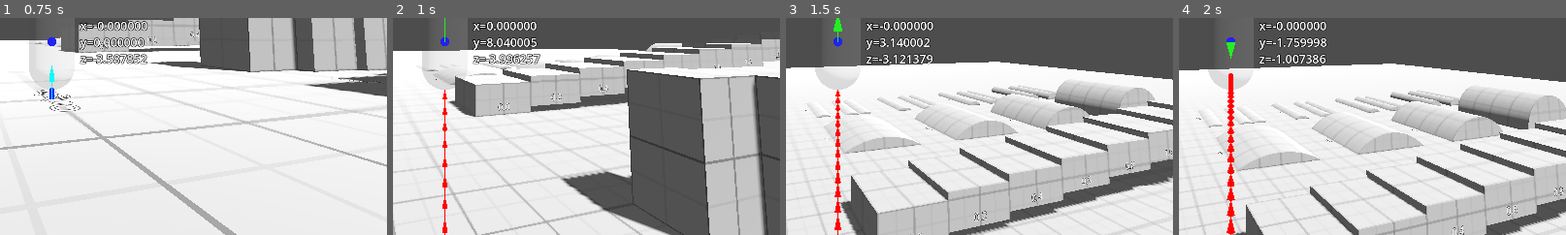
Above: before the commit, frames 1-4 (left to right).
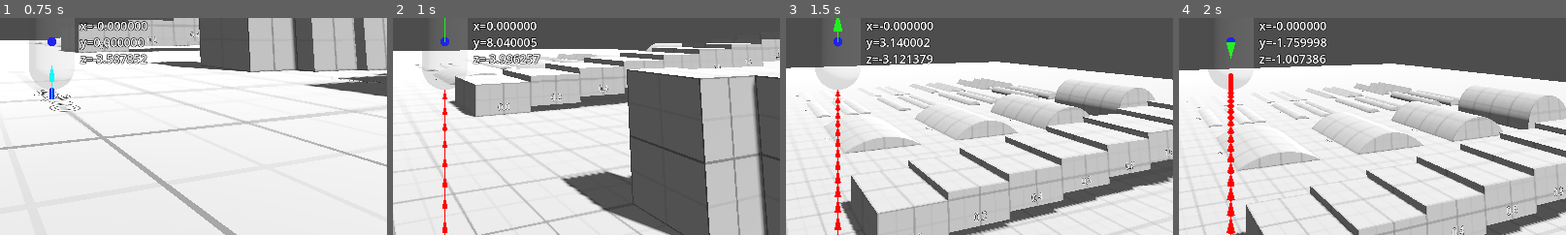
Above: after the commit, the same moments.

Repository: aylanonsense/godot-third-person
Game: Godot game, scene res://main.tscn
Two runs of this game, one before a commit and one after it. Both use one fixed random seed, a clock stepped at 60 frames per second and the inputs below.
Inputs (mouse positions are % of the whole screen's width and height, from its top left):
- Up to frame 1 (0.75 s): tap Enter at 0.5 s; move the mouse to (55, 50) at 0.52 s; hold W (move_forward) from 0.53 s (still down); click (55, 50) at 0.6 s
- Up to frame 2 (1 s): keep holding W (move_forward); tap Space (jump) at 0.77 s
- Up to frame 3 (1.5 s): move the mouse to (30, 55) at 1.27 s; release W (move_forward) at 1.28 s; hold S (move_backward) from 1.28 s (still down); click (30, 55) at 1.35 s
- Up to frame 4 (2 s): keep holding S (move_backward); tap Space (jump) at 1.52 s
The pictures show only the part of the screen within x 43-93%, y 50-100%; the shares and areas given below are measured in that part.

Frame 1 is identical in both runs. In frame 2, 0.3% of the frame differs, in the area x 5-53%, y 16-22%; in frame 3, 0.9%; in frame 4, 1.0%, in the area x 2-61%, y 29-42%.

Commit message:
Fine-tuning floor snap edge detection

Diff:
--- a/player_character.gd
+++ b/player_character.gd
@@ -22,7 +22,6 @@
 @export_range(0.0, 90.0, 0.001, "radians") var _max_floor_angle := 45.0 * PI / 180.0
 @export_range(0.0, 180.0, 0.001, "radians") var _min_wall_angle := 80.0 * PI / 180.0
 @export_range(0.0, 180.0, 0.001, "radians") var _max_wall_angle := 135.0 * PI / 180.0
-@export_range(0.0, 180.0, 0.001, "radians") var _max_floor_snap_angle_change := 15.0 * PI / 180.0
 
 @onready var _collision_shape := %CollisionShape3D as CollisionShape3D
 @onready var _look_yaw_pivot := %LookYawPivot as Node3D
@@ -248,10 +247,10 @@
 		# If no surface could be found a little bit forward, it means we moved off of a cliff and shouldn't snap to the edge
 		if not _floor_snap_edge_cast.is_colliding():
 			continue
-		# If the surface a little bit forward from here is too different from the current floor, it probably means we moved off a cliff with a jutting-out edge
+		# If the surface a little bit forward isn't horizontal enough to qualify as a floor, it means we moved off of a cliff
 		var floor_edge_cast_normal := _floor_snap_edge_cast.get_collision_normal()
-		var angle_between_floor_normal_and_edge_cast_normal := floor_edge_cast_normal.angle_to(collision_normal)
-		if angle_between_floor_normal_and_edge_cast_normal > _max_floor_snap_angle_change:
+		var floor_edge_cast_angle := floor_edge_cast_normal.angle_to(_up)
+		if not (floor_edge_cast_angle <= _max_floor_angle):
 			continue
 		# Set this surface as the new floor
 		_was_previously_on_floor = _is_on_floor
--- a/test_geometry.tscn
+++ b/test_geometry.tscn
@@ -1413,3 +1413,225 @@
 text = "90°"
 font_size = 60
 outline_size = 5
+
+[node name="BlockyBumps" type="Node3D" parent="."]
+transform = Transform3D(1, 0, 0, 0, 1, 0, 0, 0, 1, 26, 0, 4)
+
+[node name="BlockyBumpGroup1" type="Node3D" parent="BlockyBumps"]
+
+[node name="Label" type="Label3D" parent="BlockyBumps/BlockyBumpGroup1"]
+transform = Transform3D(-1, 6.35732e-08, -8.74228e-08, -8.74228e-08, -2.98023e-08, 1, 6.35732e-08, 1, 2.98023e-08, 0.25, 0.00100008, -0.25)
+shaded = true
+text = "5°"
+font_size = 60
+outline_size = 5
+
+[node name="BlockyBumpLeftPivot1" type="Node3D" parent="BlockyBumps/BlockyBumpGroup1"]
+transform = Transform3D(1, 0, 0, 0, 0.996195, -0.0871557, 0, 0.0871557, 0.996195, 0, 0.0436295, 0.500494)
+
+[node name="BlockyBump" type="CSGBox3D" parent="BlockyBumps/BlockyBumpGroup1/BlockyBumpLeftPivot1"]
+transform = Transform3D(1, 0, 0, 0, 1, 0, 0, 0, 1, 0, -0.5, 0.5)
+material_override = ExtResource("1_7tch0")
+use_collision = true
+size = Vector3(4, 1, 1)
+
+[node name="BlockyBumpRightPivot1" type="Node3D" parent="BlockyBumps/BlockyBumpGroup1"]
+transform = Transform3D(1, 0, 0, 0, 0.996195, 0.0871557, 0, -0.0871557, 0.996195, 0, 0.0436295, 0.500494)
+
+[node name="BlockyBump" type="CSGBox3D" parent="BlockyBumps/BlockyBumpGroup1/BlockyBumpRightPivot1"]
+transform = Transform3D(1, 0, 0, 0, 1, 0, 0, 0, 1, 0, -0.5, -0.5)
+material_override = ExtResource("1_7tch0")
+use_collision = true
+size = Vector3(4, 1, 1)
+
+[node name="BlockyBumpLeftPivot2" type="Node3D" parent="BlockyBumps/BlockyBumpGroup1"]
+transform = Transform3D(1, 0, 0, 0, 0.996195, -0.0871557, 0, 0.0871557, 0.996195, 0, 0.0436295, 2.50049)
+
+[node name="BlockyBump" type="CSGBox3D" parent="BlockyBumps/BlockyBumpGroup1/BlockyBumpLeftPivot2"]
+transform = Transform3D(1, 0, 0, 0, 1, 0, 0, 0, 1, 0, -0.5, 0.5)
+material_override = ExtResource("1_7tch0")
+use_collision = true
+size = Vector3(4, 1, 1)
+
+[node name="BlockyBumpRightPivot2" type="Node3D" parent="BlockyBumps/BlockyBumpGroup1"]
+transform = Transform3D(1, 0, 0, 0, 0.996195, 0.0871557, 0, -0.0871557, 0.996195, 0, 0.0436295, 2.50049)
+
+[node name="BlockyBump" type="CSGBox3D" parent="BlockyBumps/BlockyBumpGroup1/BlockyBumpRightPivot2"]
+transform = Transform3D(1, 0, 0, 0, 1, 0, 0, 0, 1, 0, -0.5, -0.5)
+material_override = ExtResource("1_7tch0")
+use_collision = true
+size = Vector3(4, 1, 1)
+
+[node name="BlockyBumpLeftPivot3" type="Node3D" parent="BlockyBumps/BlockyBumpGroup1"]
+transform = Transform3D(1, 0, 0, 0, 0.996195, -0.0871557, 0, 0.0871557, 0.996195, 0, 0.0436295, 3.50049)
+
+[node name="BlockyBump" type="CSGBox3D" parent="BlockyBumps/BlockyBumpGroup1/BlockyBumpLeftPivot3"]
+transform = Transform3D(1, 0, 0, 0, 1, 0, 0, 0, 1, 0, -0.5, 0.5)
+material_override = ExtResource("1_7tch0")
+use_collision = true
+size = Vector3(4, 1, 1)
+
+[node name="BlockyBumpRightPivot3" type="Node3D" parent="BlockyBumps/BlockyBumpGroup1"]
+transform = Transform3D(1, 0, 0, 0, 0.996195, 0.0871557, 0, -0.0871557, 0.996195, 0, 0.0436295, 3.50049)
+
+[node name="BlockyBump" type="CSGBox3D" parent="BlockyBumps/BlockyBumpGroup1/BlockyBumpRightPivot3"]
+transform = Transform3D(1, 0, 0, 0, 1, 0, 0, 0, 1, 0, -0.5, -0.5)
+material_override = ExtResource("1_7tch0")
+use_collision = true
+size = Vector3(4, 1, 1)
+
+[node name="BlockyBumpGroup2" type="Node3D" parent="BlockyBumps"]
+transform = Transform3D(1, 0, 0, 0, 1, 0, 0, 0, 1, 0, 0, 6)
+
+[node name="Label" type="Label3D" parent="BlockyBumps/BlockyBumpGroup2"]
+transform = Transform3D(-1, 6.35732e-08, -8.74228e-08, -8.74228e-08, -2.98023e-08, 1, 6.35732e-08, 1, 2.98023e-08, 0.25, 0.00100008, -0.25)
+shaded = true
+text = "15°"
+font_size = 60
+outline_size = 5
+
+[node name="BlockyBumpLeftPivot1" type="Node3D" parent="BlockyBumps/BlockyBumpGroup2"]
+transform = Transform3D(1, 0, 0, 0, 0.965926, -0.258819, 0, 0.258819, 0.965926, 0, 0.131775, 0.500494)
+
+[node name="BlockyBump" type="CSGBox3D" parent="BlockyBumps/BlockyBumpGroup2/BlockyBumpLeftPivot1"]
+transform = Transform3D(1, 0, 0, 0, 1, 0, 0, 0, 1, 0, -0.5, 0.5)
+material_override = ExtResource("1_7tch0")
+use_collision = true
+size = Vector3(4, 1, 1)
+
+[node name="BlockyBumpRightPivot1" type="Node3D" parent="BlockyBumps/BlockyBumpGroup2"]
+transform = Transform3D(1, 0, 0, 0, 0.965926, 0.258819, 0, -0.258819, 0.965926, 0, 0.131775, 0.500494)
+
+[node name="BlockyBump" type="CSGBox3D" parent="BlockyBumps/BlockyBumpGroup2/BlockyBumpRightPivot1"]
+transform = Transform3D(1, 0, 0, 0, 1, 0, 0, 0, 1, 0, -0.5, -0.5)
+material_override = ExtResource("1_7tch0")
+use_collision = true
+size = Vector3(4, 1, 1)
+
+[node name="BlockyBumpLeftPivot2" type="Node3D" parent="BlockyBumps/BlockyBumpGroup2"]
+transform = Transform3D(1, 0, 0, 0, 0.965926, -0.258819, 0, 0.258819, 0.965926, 0, 0.131775, 2.50049)
+
+[node name="BlockyBump" type="CSGBox3D" parent="BlockyBumps/BlockyBumpGroup2/BlockyBumpLeftPivot2"]
+transform = Transform3D(1, 0, 0, 0, 1, 0, 0, 0, 1, 0, -0.5, 0.5)
+material_override = ExtResource("1_7tch0")
+use_collision = true
+size = Vector3(4, 1, 1)
+
+[node name="BlockyBumpRightPivot2" type="Node3D" parent="BlockyBumps/BlockyBumpGroup2"]
+transform = Transform3D(1, 0, 0, 0, 0.965926, 0.258819, 0, -0.258819, 0.965926, 0, 0.131775, 2.50049)
+
+[node name="BlockyBump" type="CSGBox3D" parent="BlockyBumps/BlockyBumpGroup2/BlockyBumpRightPivot2"]
+transform = Transform3D(1, 0, 0, 0, 1, 0, 0, 0, 1, 0, -0.5, -0.5)
+material_override = ExtResource("1_7tch0")
+use_collision = true
+size = Vector3(4, 1, 1)
+
+[node name="BlockyBumpLeftPivot3" type="Node3D" parent="BlockyBumps/BlockyBumpGroup2"]
+transform = Transform3D(1, 0, 0, 0, 0.965926, -0.258819, 0, 0.258819, 0.965926, 0, 0.131775, 3.50049)
+
+[node name="BlockyBump" type="CSGBox3D" parent="BlockyBumps/BlockyBumpGroup2/BlockyBumpLeftPivot3"]
+transform = Transform3D(1, 0, 0, 0, 1, 0, 0, 0, 1, 0, -0.5, 0.5)
+material_override = ExtResource("1_7tch0")
+use_collision = true
+size = Vector3(4, 1, 1)
+
+[node name="BlockyBumpRightPivot3" type="Node3D" parent="BlockyBumps/BlockyBumpGroup2"]
+transform = Transform3D(1, 0, 0, 0, 0.965926, 0.258819, 0, -0.258819, 0.965926, 0, 0.131775, 3.50049)
+
+[node name="BlockyBump" type="CSGBox3D" parent="BlockyBumps/BlockyBumpGroup2/BlockyBumpRightPivot3"]
+transform = Transform3D(1, 0, 0, 0, 1, 0, 0, 0, 1, 0, -0.5, -0.5)
+material_override = ExtResource("1_7tch0")
+use_collision = true
+size = Vector3(4, 1, 1)
+
+[node name="BlockyBumpGroup3" type="Node3D" parent="BlockyBumps"]
+transform = Transform3D(1, 0, 0, 0, 1, 0, 0, 0, 1, 0, 0, 12)
+
+[node name="Label" type="Label3D" parent="BlockyBumps/BlockyBumpGroup3"]
+transform = Transform3D(-1, 6.35732e-08, -8.74228e-08, -8.74228e-08, -2.98023e-08, 1, 6.35732e-08, 1, 2.98023e-08, 0.25, 0.00100008, -0.25)
+shaded = true
+text = "30°"
+font_size = 60
+outline_size = 5
+
+[node name="BlockyBumpLeftPivot1" type="Node3D" parent="BlockyBumps/BlockyBumpGroup3"]
+transform = Transform3D(1, 0, 0, 0, 0.866025, -0.5, 0, 0.5, 0.866025, 0, 0.284214, 0.500494)
+
+[node name="BlockyBump" type="CSGBox3D" parent="BlockyBumps/BlockyBumpGroup3/BlockyBumpLeftPivot1"]
+transform = Transform3D(1, 0, 0, 0, 1, 0, 0, 0, 1, 0, -0.5, 0.5)
+material_override = ExtResource("1_7tch0")
+use_collision = true
+size = Vector3(4, 1, 1)
+
+[node name="BlockyBumpRightPivot1" type="Node3D" parent="BlockyBumps/BlockyBumpGroup3"]
+transform = Transform3D(1, 0, 0, 0, 0.866025, 0.5, 0, -0.5, 0.866025, 0, 0.284214, 0.500494)
+
+[node name="BlockyBump" type="CSGBox3D" parent="BlockyBumps/BlockyBumpGroup3/BlockyBumpRightPivot1"]
+transform = Transform3D(1, 0, 0, 0, 1, 0, 0, 0, 1, 0, -0.5, -0.5)
+material_override = ExtResource("1_7tch0")
+use_collision = true
+size = Vector3(4, 1, 1)
+
+[node name="BlockyBumpLeftPivot2" type="Node3D" parent="BlockyBumps/BlockyBumpGroup3"]
+transform = Transform3D(1, 0, 0, 0, 0.866025, -0.5, 0, 0.5, 0.866025, 0, 0.284214, 2.50049)
+
+[node name="BlockyBump" type="CSGBox3D" parent="BlockyBumps/BlockyBumpGroup3/BlockyBumpLeftPivot2"]
+transform = Transform3D(1, 0, 0, 0, 1, 0, 0, 0, 1, 0, -0.5, 0.5)
+material_override = ExtResource("1_7tch0")
+use_collision = true
+size = Vector3(4, 1, 1)
+
+[node name="BlockyBumpRightPivot2" type="Node3D" parent="BlockyBumps/BlockyBumpGroup3"]
+transform = Transform3D(1, 0, 0, 0, 0.866025, 0.5, 0, -0.5, 0.866025, 0, 0.284214, 2.50049)
+
+[node name="BlockyBump" type="CSGBox3D" parent="BlockyBumps/BlockyBumpGroup3/BlockyBumpRightPivot2"]
+transform = Transform3D(1, 0, 0, 0, 1, 0, 0, 0, 1, 0, -0.5, -0.5)
+material_override = ExtResource("1_7tch0")
+use_collision = true
+size = Vector3(4, 1, 1)
+
+[node name="BlockyBumpLeftPivot3" type="Node3D" parent="BlockyBumps/BlockyBumpGroup3"]
+transform = Transform3D(1, 0, 0, 0, 0.866025, -0.5, 0, 0.5, 0.866025, 0, 0.284214, 3.50049)
+
+[node name="BlockyBump" type="CSGBox3D" parent="BlockyBumps/BlockyBumpGroup3/BlockyBumpLeftPivot3"]
+transform = Transform3D(1, 0, 0, 0, 1, 0, 0, 0, 1, 0, -0.5, 0.5)
+material_override = ExtResource("1_7tch0")
+use_collision = true
+size = Vector3(4, 1, 1)
+
+[node name="BlockyBumpRightPivot3" type="Node3D" parent="BlockyBumps/BlockyBumpGroup3"]
+transform = Transform3D(1, 0, 0, 0, 0.866025, 0.5, 0, -0.5, 0.866025, 0, 0.284214, 3.50049)
+
+[node name="BlockyBump" type="CSGBox3D" parent="BlockyBumps/BlockyBumpGroup3/BlockyBumpRightPivot3"]
+transform = Transform3D(1, 0, 0, 0, 1, 0, 0, 0, 1, 0, -0.5, -0.5)
+material_override = ExtResource("1_7tch0")
+use_collision = true
+size = Vector3(4, 1, 1)
+
+[node name="BlockyBumpGroup4" type="Node3D" parent="BlockyBumps"]
+transform = Transform3D(1, 0, 0, 0, 1, 0, 0, 0, 1, 0, 0, 18)
+
+[node name="Label" type="Label3D" parent="BlockyBumps/BlockyBumpGroup4"]
+transform = Transform3D(-1, 6.35732e-08, -8.74228e-08, -8.74228e-08, -2.98023e-08, 1, 6.35732e-08, 1, 2.98023e-08, 0.25, 0.00100008, -0.25)
+shaded = true
+text = "45°"
+font_size = 60
+outline_size = 5
+
+[node name="BlockyBump1" type="CSGBox3D" parent="BlockyBumps/BlockyBumpGroup4"]
+transform = Transform3D(1, 0, 0, 0, 0.707107, -0.707107, 0, 0.707107, 0.707107, 0, -0.211534, 0.5)
+material_override = ExtResource("1_7tch0")
+use_collision = true
+size = Vector3(4, 1, 1)
+
+[node name="BlockyBump2" type="CSGBox3D" parent="BlockyBumps/BlockyBumpGroup4"]
+transform = Transform3D(1, 0, 0, 0, 0.707107, -0.707107, 0, 0.707107, 0.707107, 0, -0.211534, 2.5)
+material_override = ExtResource("1_7tch0")
+use_collision = true
+size = Vector3(4, 1, 1)
+
+[node name="BlockyBump3" type="CSGBox3D" parent="BlockyBumps/BlockyBumpGroup4"]
+transform = Transform3D(1, 0, 0, 0, 0.707107, -0.707107, 0, 0.707107, 0.707107, 0, -0.211534, 3.5)
+material_override = ExtResource("1_7tch0")
+use_collision = true
+size = Vector3(4, 1, 1)
--- a/world.tscn
+++ b/world.tscn
@@ -25,5 +25,6 @@
 shadow_enabled = true
 
 [node name="PlayerCharacter" parent="." instance=ExtResource("1_r378l")]
+_max_floor_angle = 0.787143
 
 [node name="TestGeometry" parent="." instance=ExtResource("2_jp6cj")]
